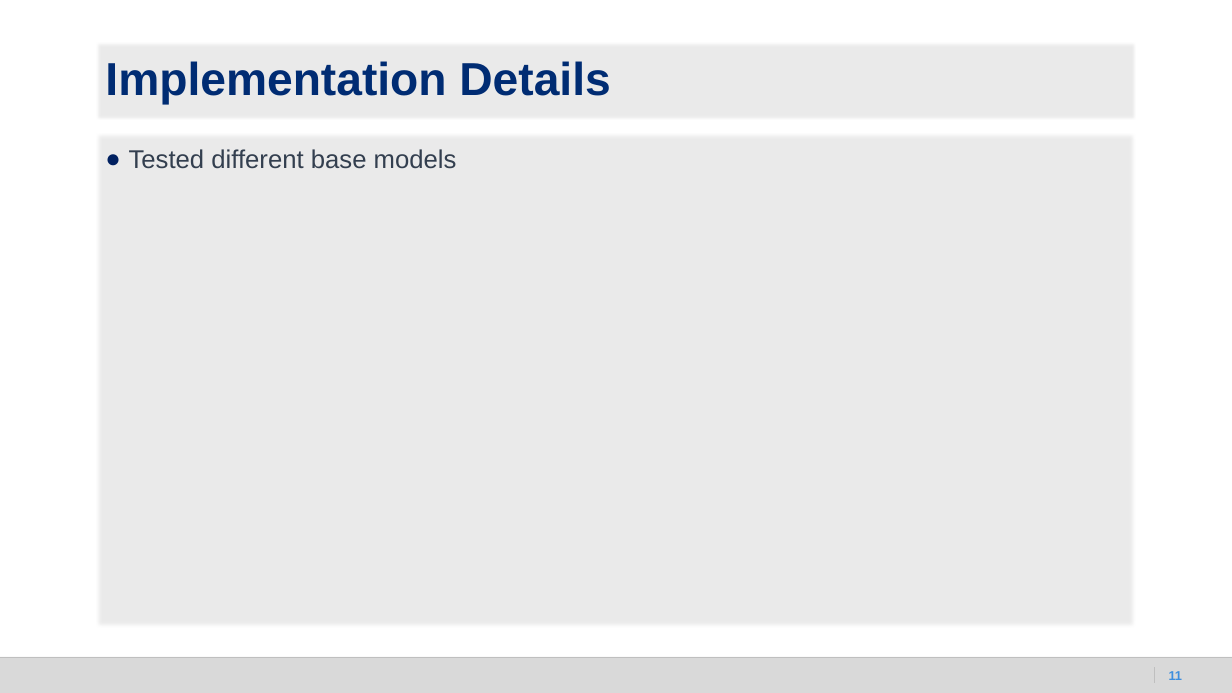
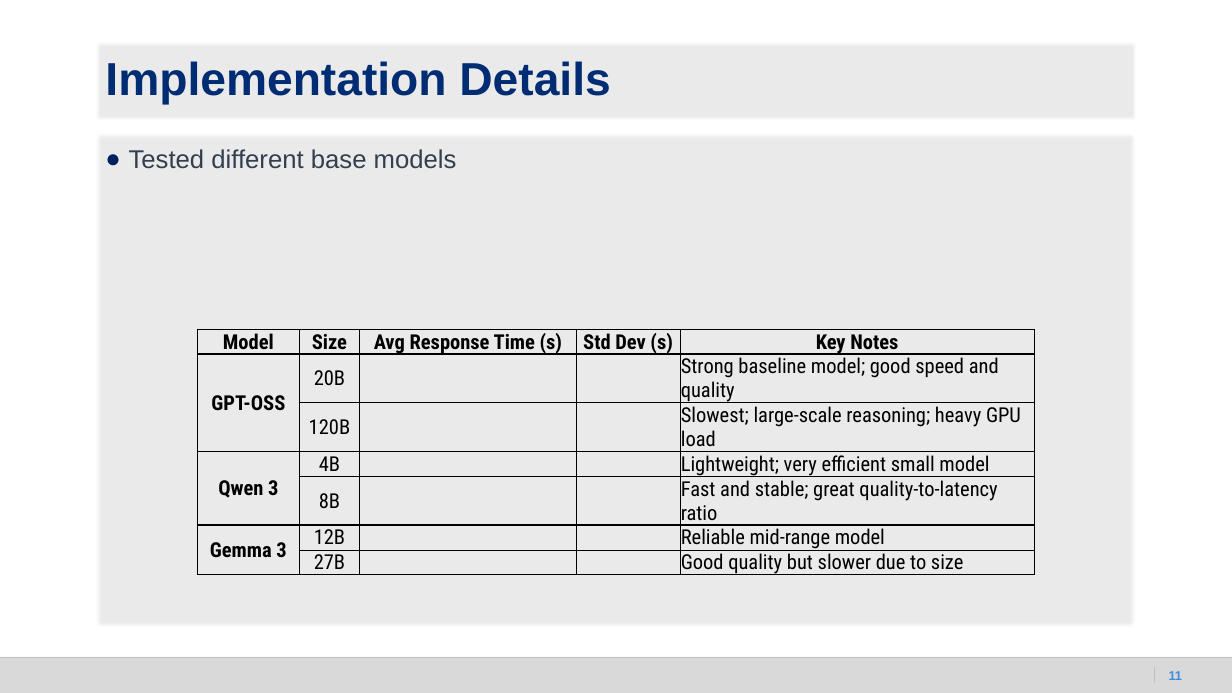
Before and after one commit to selenahuang017/llm-recipe-generation, a slide deck: slide 11 of Final_Presentation.pptx. Drawn at 1232x693 pixels with LibreOffice and Linux fonts; fonts in the diff are those of the drawing; background and template pictures are left out. Boxes give left, top, right and bottom in pixels: in the first picture for what was removed or moved away, otherwise in the second. Text is boxed around its words. In the diff, an @@ line names an element or a change of style, - is before the commit and + after.

Commit message:
Included visualizations for base model comparisons

```diff
--- a/Final_Presentation.pptx
+++ b/Final_Presentation.pptx
@@ table added at box(198, 329, 1035, 582), 7 rows, 5 columns @@
+Model | Size | Avg Response Time (s) | Std Dev (s) | Key Notes
+GPT-OSS | 20B |  |  | Strong baseline model; good speed and quality
+ | 120B |  |  | Slowest; large-scale reasoning; heavy GPU load
+Qwen 3 | 4B |  |  | Lightweight; very efficient small model
+ | 8B |  |  | Fast and stable; great quality-to-latency ratio
+Gemma 3 | 12B |  |  | Reliable mid-range model
+ | 27B |  |  | Good quality but slower due to size
```
Also in this commit, not shown: 2 other slides changed, 1 slide added, 1 slide removed, 6 other files.
